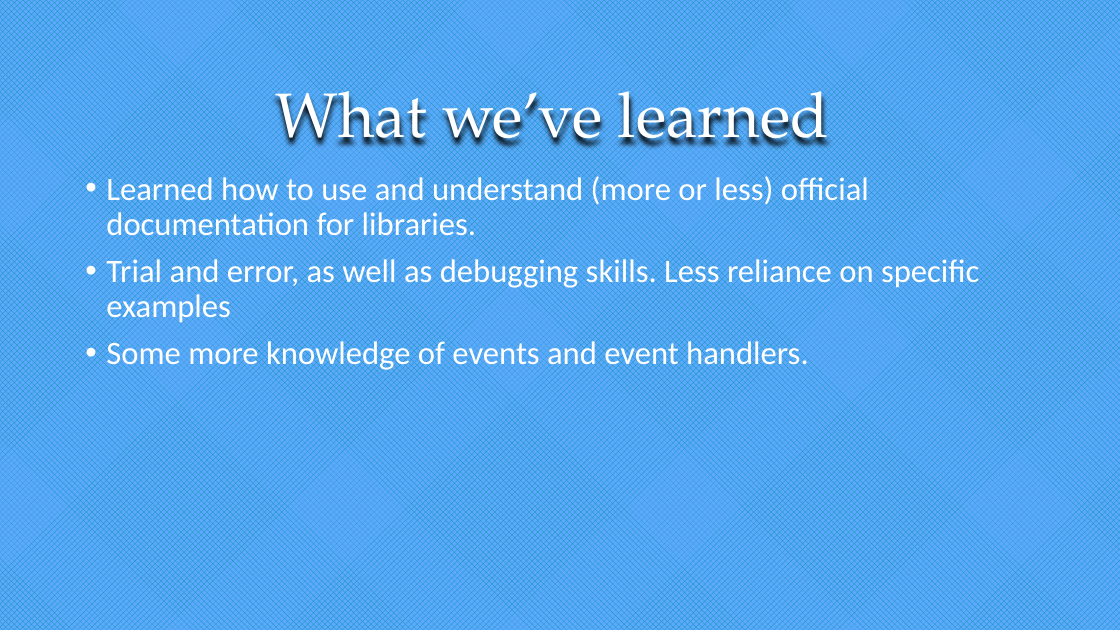
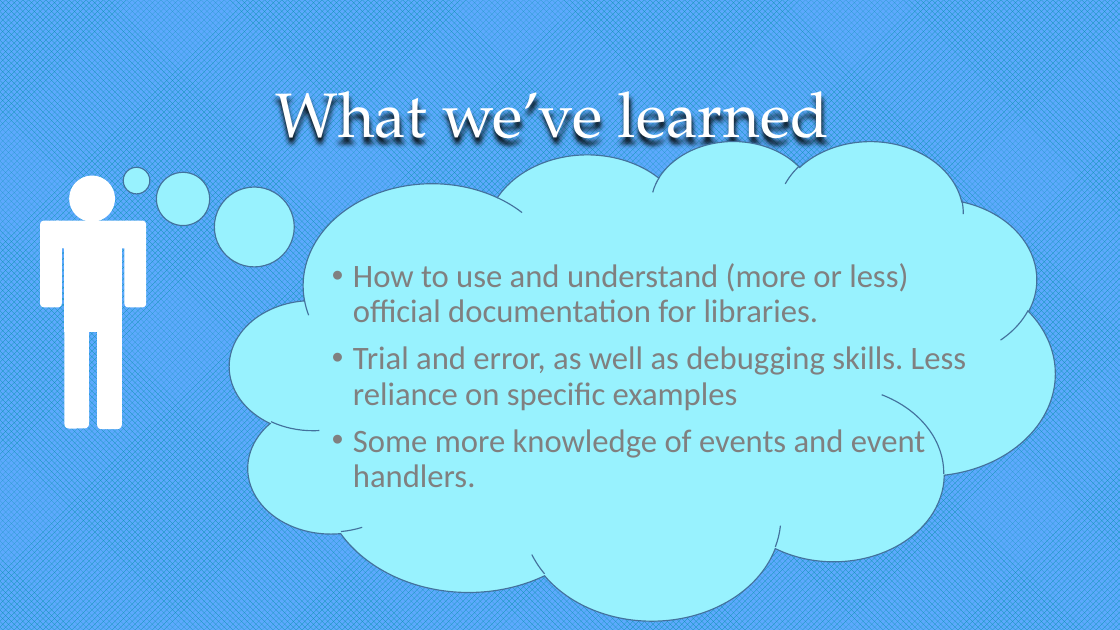
Before and after one commit to loritta/dotnetProject2018, a slide deck: slide 11 of Presentation.pptx (slide 12 before the commit). Drawn at 1120x630 pixels with LibreOffice and Linux fonts; fonts in the diff are those of the drawing. Boxes give left, top, right and bottom in pixels: in the first picture for what was removed or moved away, otherwise in the second. Text is boxed around its words. In the diff, an @@ line names an element or a change of style, - is before the commit and + after.

Commit message:
Presentation

```diff
--- a/Presentation.pptx
+++ b/Presentation.pptx
@@ thought cloud added at [230,140,1055,620], fill #98F2FE, outline #43739E 1 pt @@
@@ ellipse added at [70,176,114,222], fill #FFFFFF, outline #FFFFFF 1 pt @@
@@ rounded rectangle added at [40,221,60,307], fill #FFFFFF, outline #FFFFFF 1 pt @@
@@ round same rect added at [53,221,132,248], fill #FFFFFF, outline #FFFFFF 1 pt @@
@@ rounded rectangle added at [125,221,145,307], fill #FFFFFF, outline #FFFFFF 1 pt @@
@@ rectangle added at [65,248,121,332], fill #FFFFFF, outline #FFFFFF 1 pt @@
@@ text "How to use and understand ...": place and size @@
-text "How to use and understand ..." at [106,173,979,373]
+text "How to use and understand ..." at [353,263,966,487]
@@ text at [353,263,908,322]: text changed; text colour #FFFFFF to #808080 @@
-• Learned how to use and understand (more or less) official documentation for libraries.
+• How to use and understand (more or less) official documentation for libraries.
@@ rounded rectangle added at [65,327,88,428], fill #FFFFFF, outline #FFFFFF 1 pt @@
@@ rounded rectangle added at [97,327,121,429], fill #FFFFFF, outline #FFFFFF 1 pt @@
@@ text at [353,346,966,487]: text colour #FFFFFF to #808080 in "Trial and error, as well as debugging ...", "Some more knowledge of events and event ..." @@
```
Also in this commit, not shown: 5 other slides changed, 1 slide added, 2 slides removed, 2 other files.
